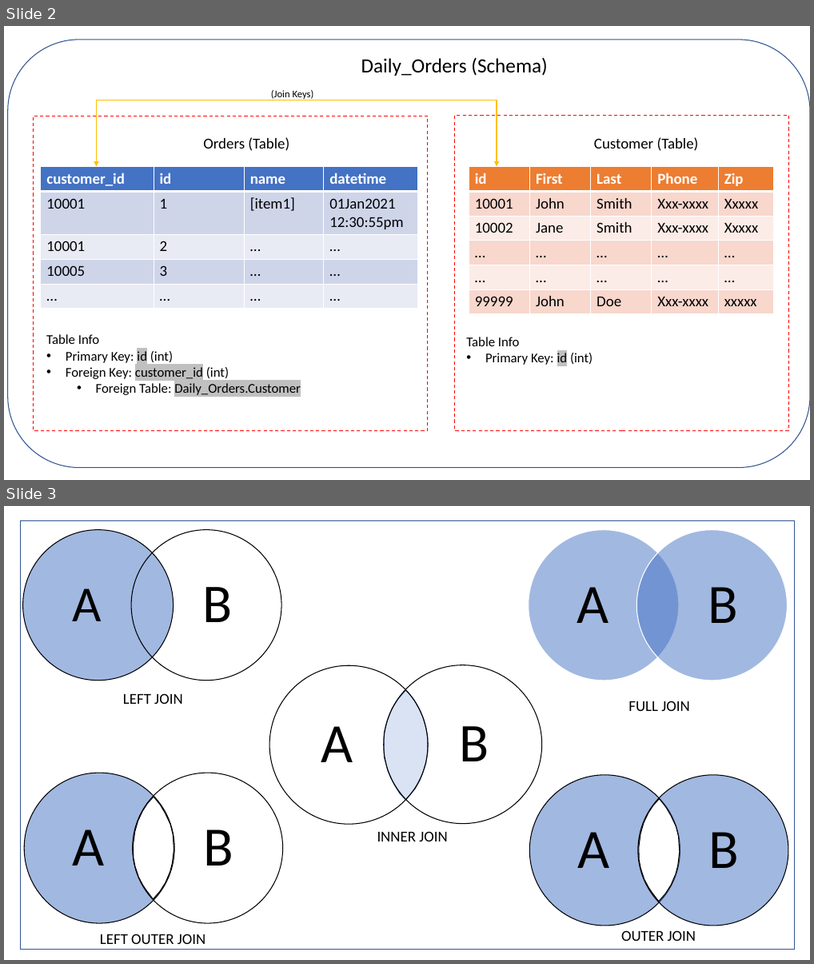
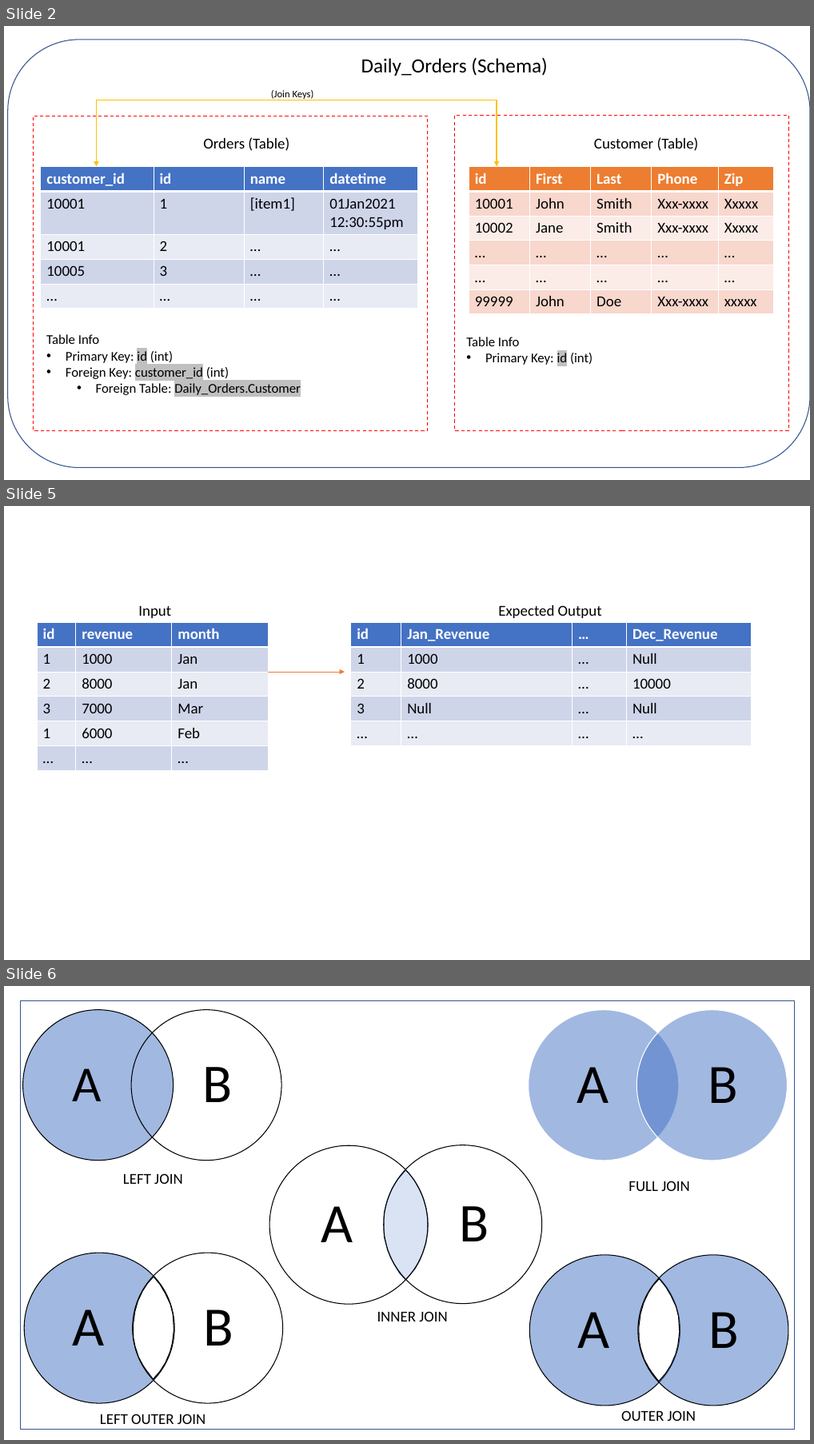
Before and after one commit to StevenLoaiza/Machine_Learning, a slide deck: SQL/sql_join_views.pptx. Shown one above the other, each under a label of ours: slides 2 and 3 before the commit, slides 2, 5 and 6 after it; the slides between them are not shown. The pictures are 814x964 and 814x1444 pixels, drawn with LibreOffice and Linux fonts; fonts in the diff are those of the drawing. Boxes give left, top, right and bottom in pixels: in the first picture for what was removed or moved away, otherwise in the second. Text is boxed around its words. In the diff, an @@ line names an element or a change of style, - is before the commit and + after.

```diff
--- a/SQL/sql_join_views.pptx
+++ b/SQL/sql_join_views.pptx
@@ slide 5 added at (x1=4, y1=506, x2=810, y2=960), background #FFFFFF @@
@@ table added at (x1=37, y1=622, x2=268, y2=771), 6 rows, 3 columns @@
+id | revenue | month
+1 | 1000 | Jan
+2 | 8000 | Jan
+3 | 7000 | Mar
+1 | 6000 | Feb
+… | … | …
@@ text added at (x1=138, y1=606, x2=171, y2=618), 18 pt, text #000000 @@
+Input
@@ table added at (x1=351, y1=622, x2=752, y2=746), 5 rows, 4 columns @@
+id | Jan_Revenue | … | Dec_Revenue
+1 | 1000 | … | Null
+2 | 8000 | … | 10000
+3 | Null | … | Null
+… | … | … | …
@@ text added at (x1=498, y1=605, x2=602, y2=618), 18 pt, text #000000 @@
+Expected Output
@@ arrow added from (268, 672) to (345, 672), #ED7D31 0.5 pt @@
@@ what was slide 3 is now slide 6 @@
```
Also in this commit, not shown: 2 other slides added.
